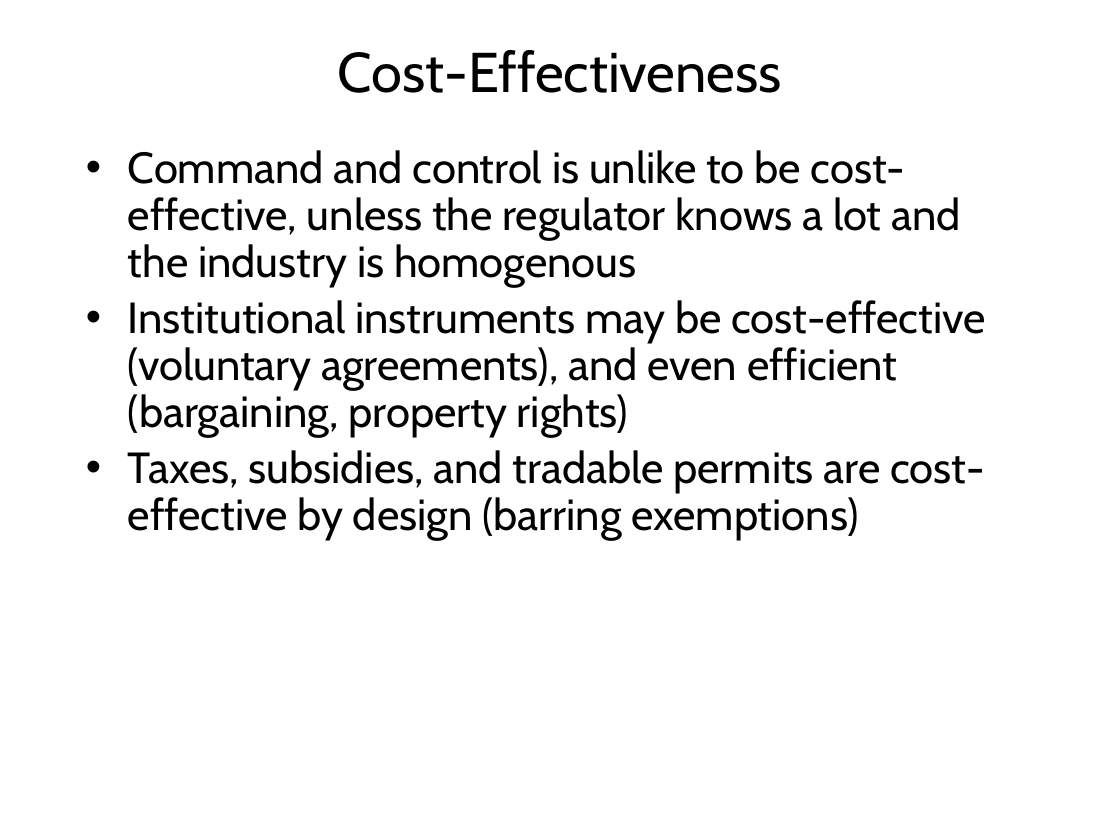
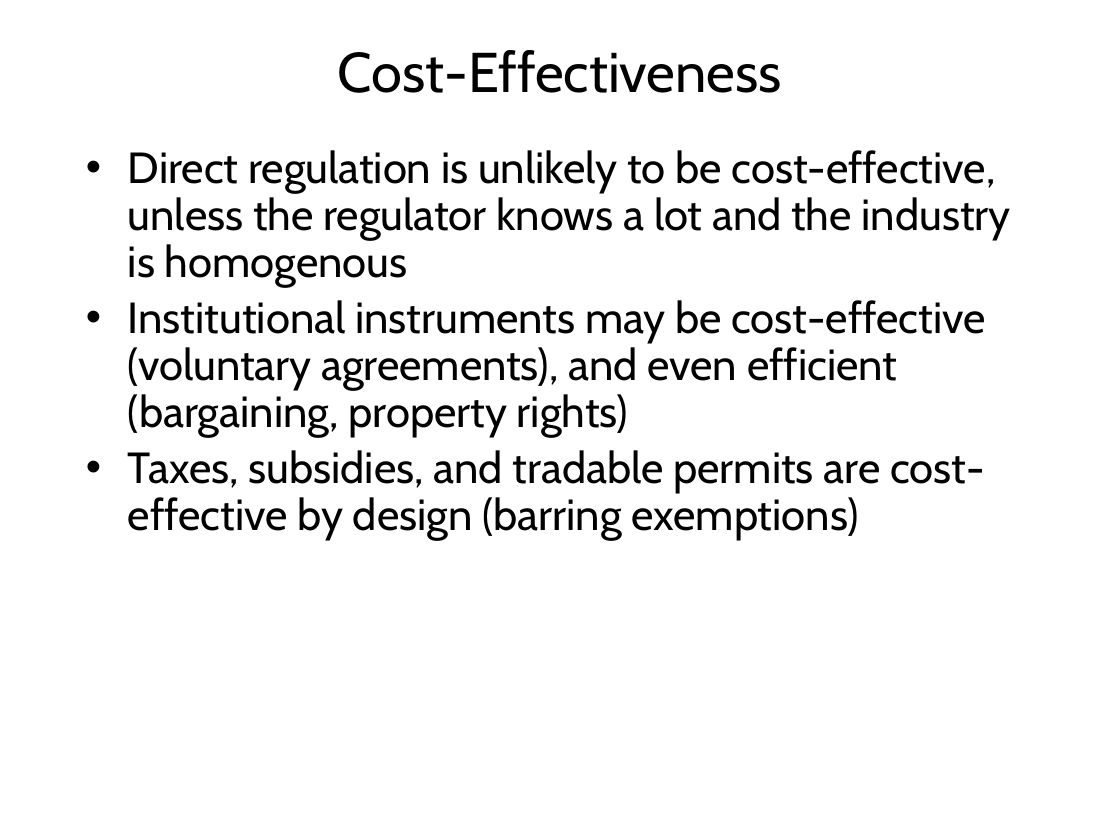
Before and after one commit to rtol/Environmental-Economics, a slide deck: slide 46 of EE8 Instruments 2.pptx (slide 36 before the commit). Drawn at 1120x840 pixels with LibreOffice and Linux fonts; fonts in the diff are those of the drawing. Boxes give left, top, right and bottom in pixels: in the first picture for what was removed or moved away, otherwise in the second. Text is boxed around its words. In the diff, an @@ line names an element or a change of style, - is before the commit and + after.

```diff
--- a/EE8 Instruments 2.pptx
+++ b/EE8 Instruments 2.pptx
@@ text at bbox=[128, 150, 1011, 287]: text changed @@
-• Command and control is unlike to be cost-effective, unless the regulator knows a lot and the industry is homogenous
+• Direct regulation is unlikely to be cost-effective, unless the regulator knows a lot and the industry is homogenous
```
Also in this commit, not shown: 5 other slides changed, 5 slides added, 1 slide removed, 6 other files.
